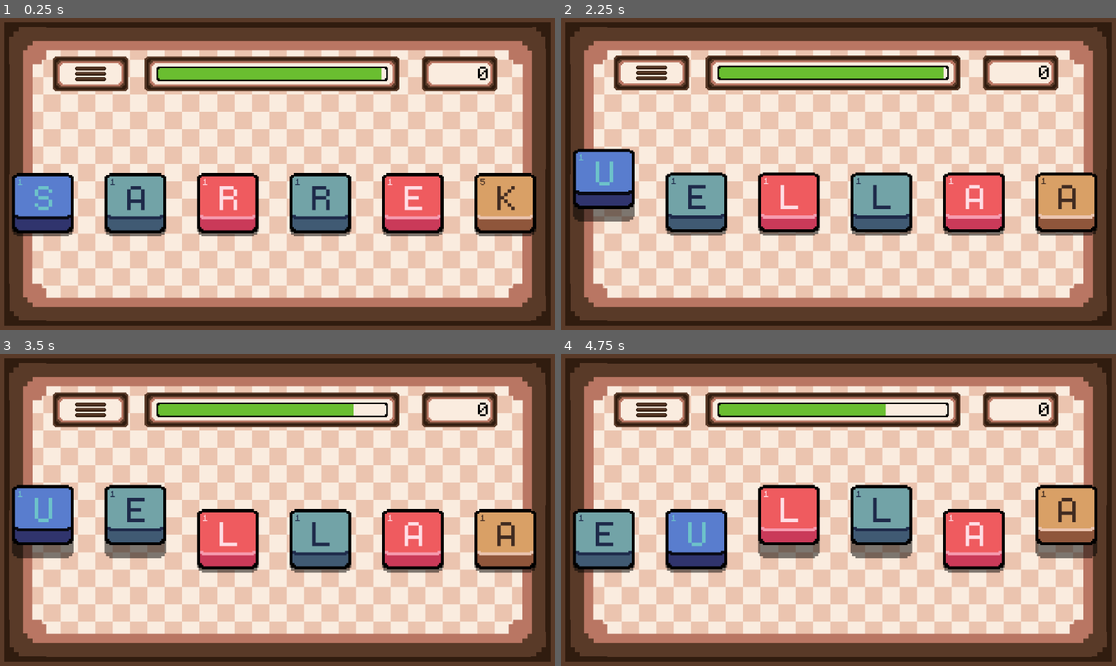
Above: before the commit, frames 1-4 (two rows, left to right).
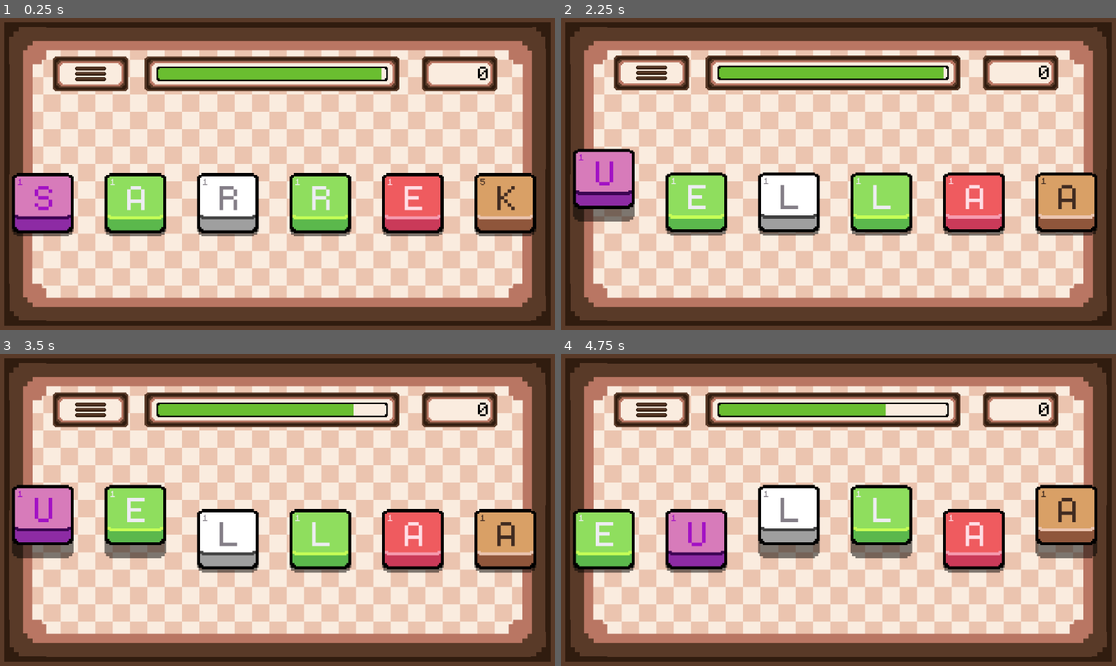
Above: after the commit, the same moments.

Repository: lohchness/Swivle
Game: Godot game, scene res://scenes/Game.tscn
Two runs of this game, one before a commit and one after it. Both use one fixed random seed, a clock stepped at 60 frames per second and the inputs below.
Inputs (mouse positions are in pixels of both pictures, inside the frame that each line leads up to):
- Up to frame 1 (0.25 s): no input
- Up to frame 2 (2.25 s): tap Enter (DEBUG_END) at 0.5, 2 s; move the mouse to (605, 205) at 0.52 s; tap 5 (FIVE) at 0.6 s; click (605, 205) at 0.67 s; tap Space (Pivot) at 1.25 s; move the mouse to (727, 189) at 1.27 s; tap 4 (FOUR) at 1.35 s; click (727, 189) at 1.42 s; move the mouse to (894, 105) at 2.02 s; tap 1 (ONE) at 2.1 s; click (894, 105) at 2.17 s
- Up to frame 3 (3.5 s): move the mouse to (133, 541) at 2.77 s; tap Space (Pivot) at 2.85 s; click (133, 541) at 2.92 s
- Up to frame 4 (4.75 s): tap Space (Pivot) at 3.5 s; move the mouse to (788, 541) at 3.52 s; right-click (788, 541) at 3.6 s; click (788, 541) at 3.67 s; move the mouse to (882, 541) at 4.27 s; tap 6 (SIX) at 4.35 s; click (882, 541) at 4.42 s

The runs differ from the first frame. In frame 1, 6.9% of the frame differs, in the area x 2-63%, y 50-69%; in frame 2, 7.0%; in frame 3, 7.0%; in frame 4, 7.0%, in the area x 2-63%, y 42-69%.

Commit message:
refactor: key colors

Diff:
--- a/scripts/Key.gd
+++ b/scripts/Key.gd
@@ -16,12 +16,15 @@
 const FONT = 3
 var colors = [
 	# top color,      edge color,      side color,      font color
-	[Color("d9a066"), Color("ebc4af"), Color("8f563b"), Color("402b21")],
-	[Color("ef5b5f"), Color("f69baf"), Color("ca3a59"), Color("ffdee5")],
-	[Color("8fde5e"), Color("c6fe56"), Color("5bb84c"), Color("edecf2")],
-	[Color("597dce"), Color("080912"), Color("30346d"), Color("6dc2ca")],
-	[Color("f3792c"), Color("fabe54"), Color("b0362d"), Color("faebc8")],
-	[Color("72a3a7"), Color("1e2a4a"), Color("405a73"), Color("1e2a4a")]
+	[Color("d9a066"), Color("ebc4af"), Color("8f563b"), Color("402b21")], # Brown
+	[Color("ef5b5f"), Color("f69baf"), Color("ca3a59"), Color("ffdee5")], # Pink
+	[Color("8fde5e"), Color("c6fe56"), Color("5bb84c"), Color("edecf2")], # Green
+	[Color("597dce"), Color("080912"), Color("30346d"), Color("6dc2ca")], # Light Blue
+	[Color("f3792c"), Color("fabe54"), Color("b0362d"), Color("faebc8")], # Orange
+	[Color("72a3a7"), Color("1e2a4a"), Color("405a73"), Color("1e2a4a")], # Gray Blue
+	[Color("d77bba"), Color("3c0452"), Color("8d2ba4"), Color("a211c4")], # Purple
+	[Color("ffffff"), Color("404040"), Color("9f9f9f"), Color("847e87")], # White
+	[Color("ac3232"), Color("721212"), Color("bf263c"), Color("db6c76")], # Red
 ]
 var shade_color = Color("000000", .5) # Grayscale with alpha value 133
 
